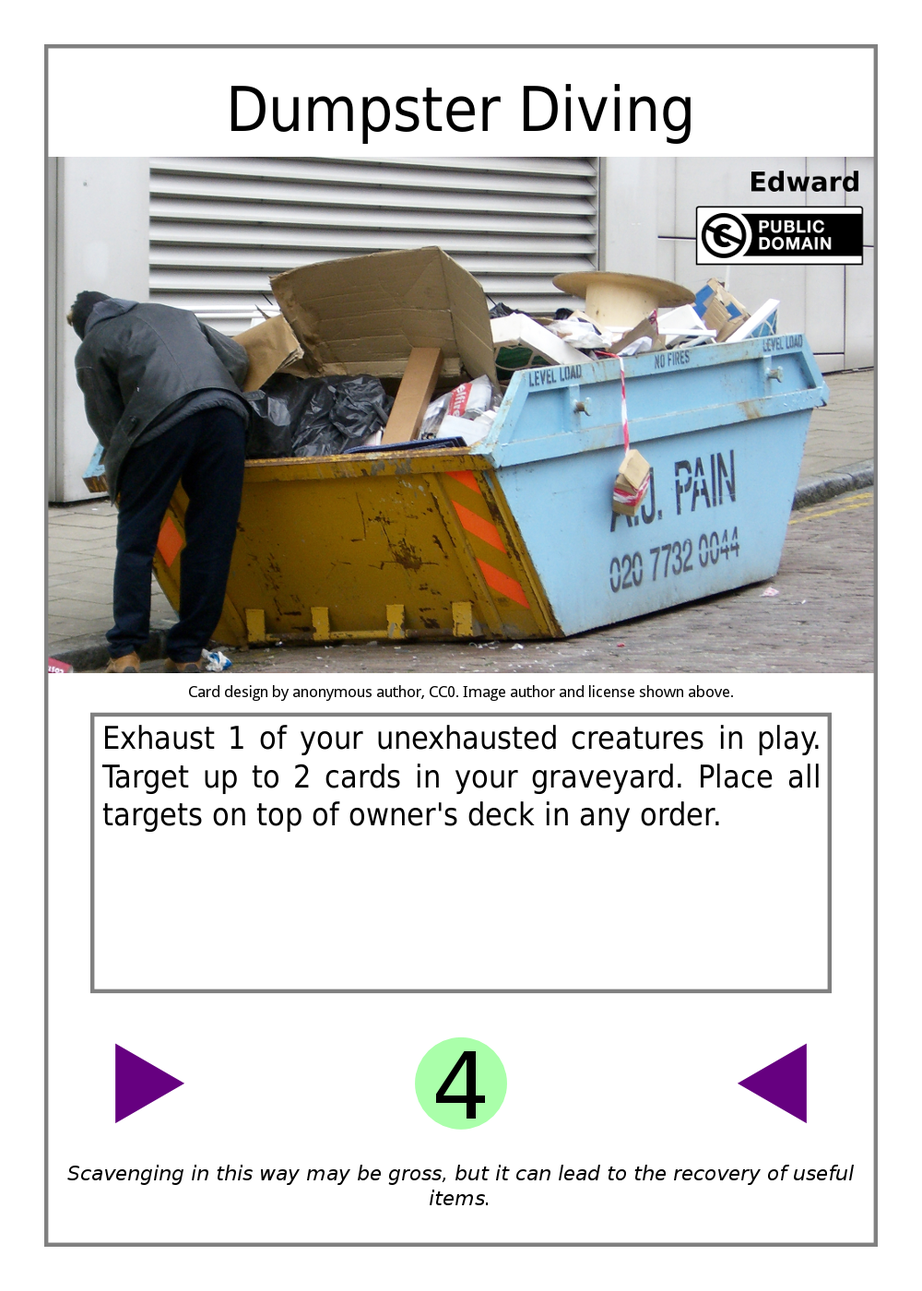
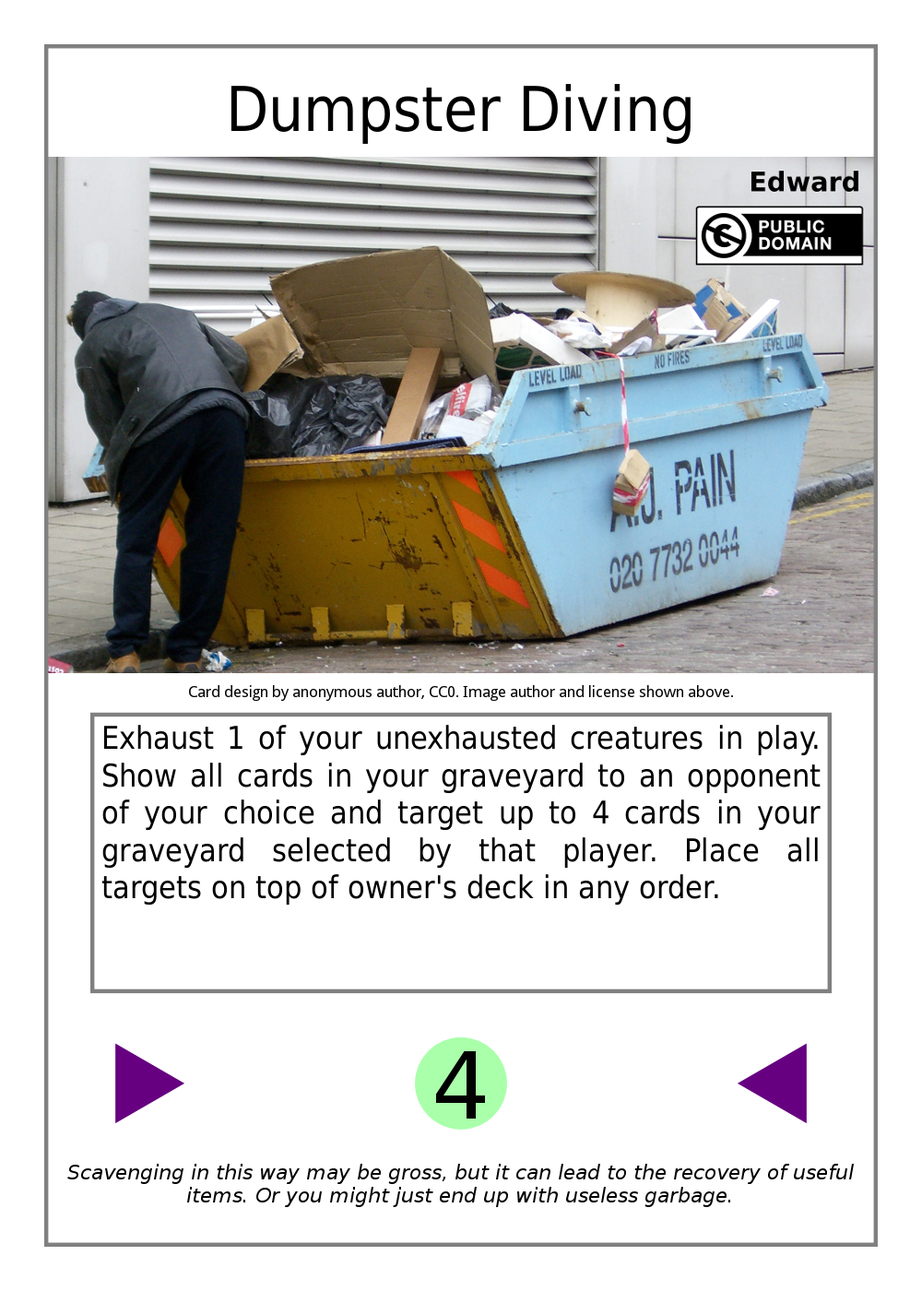
Layer changes from the first w=922, h=1291 image to the second:
painted on "Flavor Text" over [67, 1164, 855, 1208]
painted on "Effect Text" over [101, 725, 822, 906]
